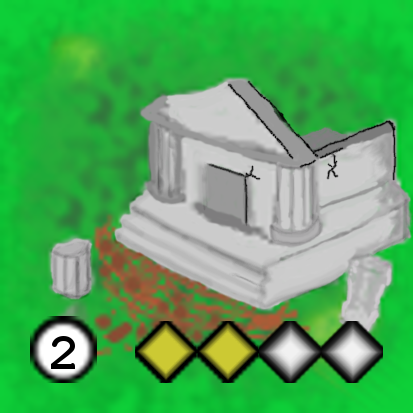
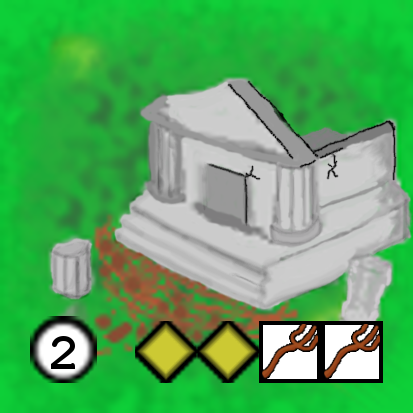
Layered file, before and after one edit (413 x 413). Changes by layer:
hid "Copia de Icono Guardian.png" over [left=259, top=321, right=321, bottom=383]
hid "Icono Guardian.png" over [left=321, top=321, right=383, bottom=383]
added layer "Copia de Icono T1 Leva.png" above "Icono T1 Leva.png" over [left=259, top=321, right=321, bottom=383]
added layer "Icono T1 Leva.png" above "Fondo" over [left=321, top=321, right=383, bottom=383]
